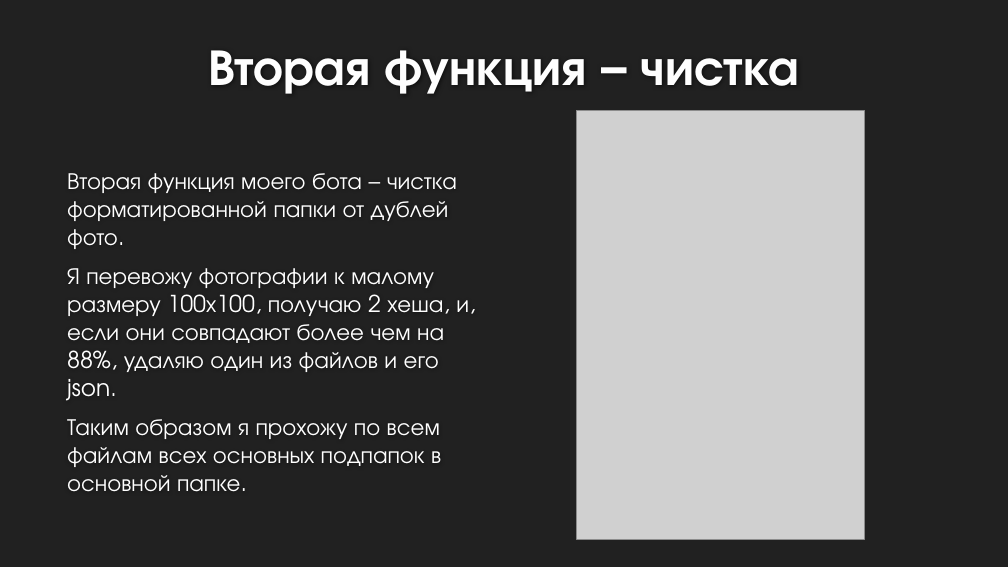
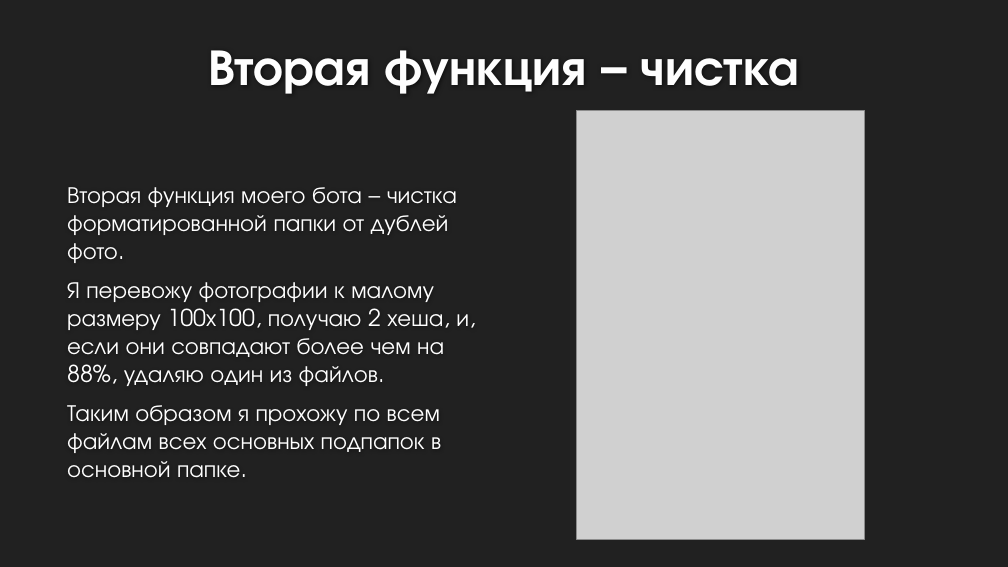
Before and after one commit to moiz303/google_downloader, a slide deck: slide 7 of Гугл-бот.pptx. Drawn at 1008x567 pixels with LibreOffice and Linux fonts; fonts in the diff are those of the drawing; grey boxes stand for pictures; background and template pictures are left out. Boxes give left, top, right and bottom in pixels: in the first picture for what was removed or moved away, otherwise in the second. Text is boxed around its words. In the diff, an @@ line names an element or a change of style, - is before the commit and + after.

```diff
--- a/Гугл-бот.pptx
+++ b/Гугл-бот.pptx
@@ text at (67, 282, 469, 386): text changed @@
-Я перевожу фотографии к малому размеру 100х100, получаю 2 хеша, и, если они совпадают более чем на 88%, удаляю один из файлов и его json.
+Я перевожу фотографии к малому размеру 100х100, получаю 2 хеша, и, если они совпадают более чем на 88%, удаляю один из файлов.
```
Also in this commit, not shown: 5 other slides changed.
